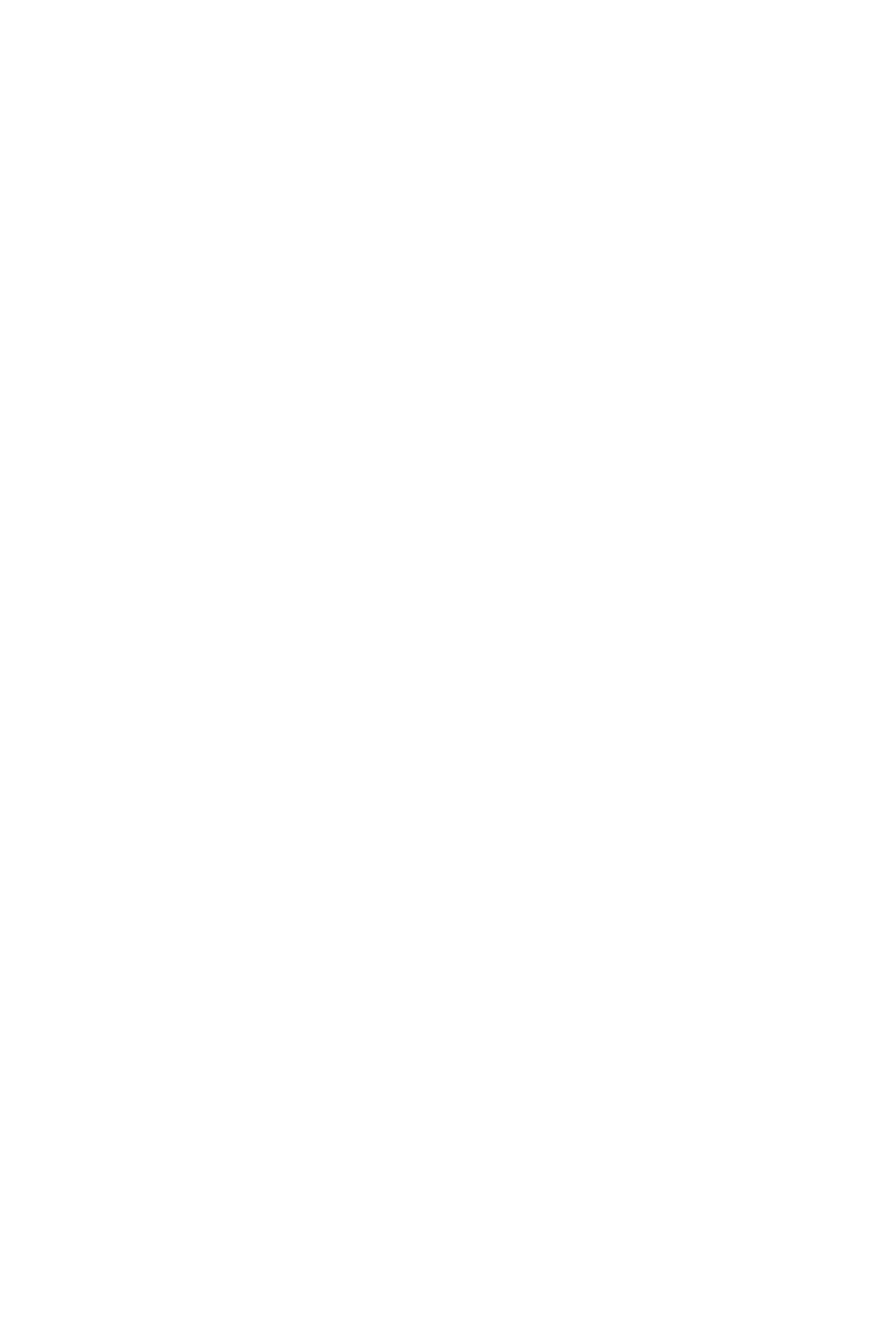
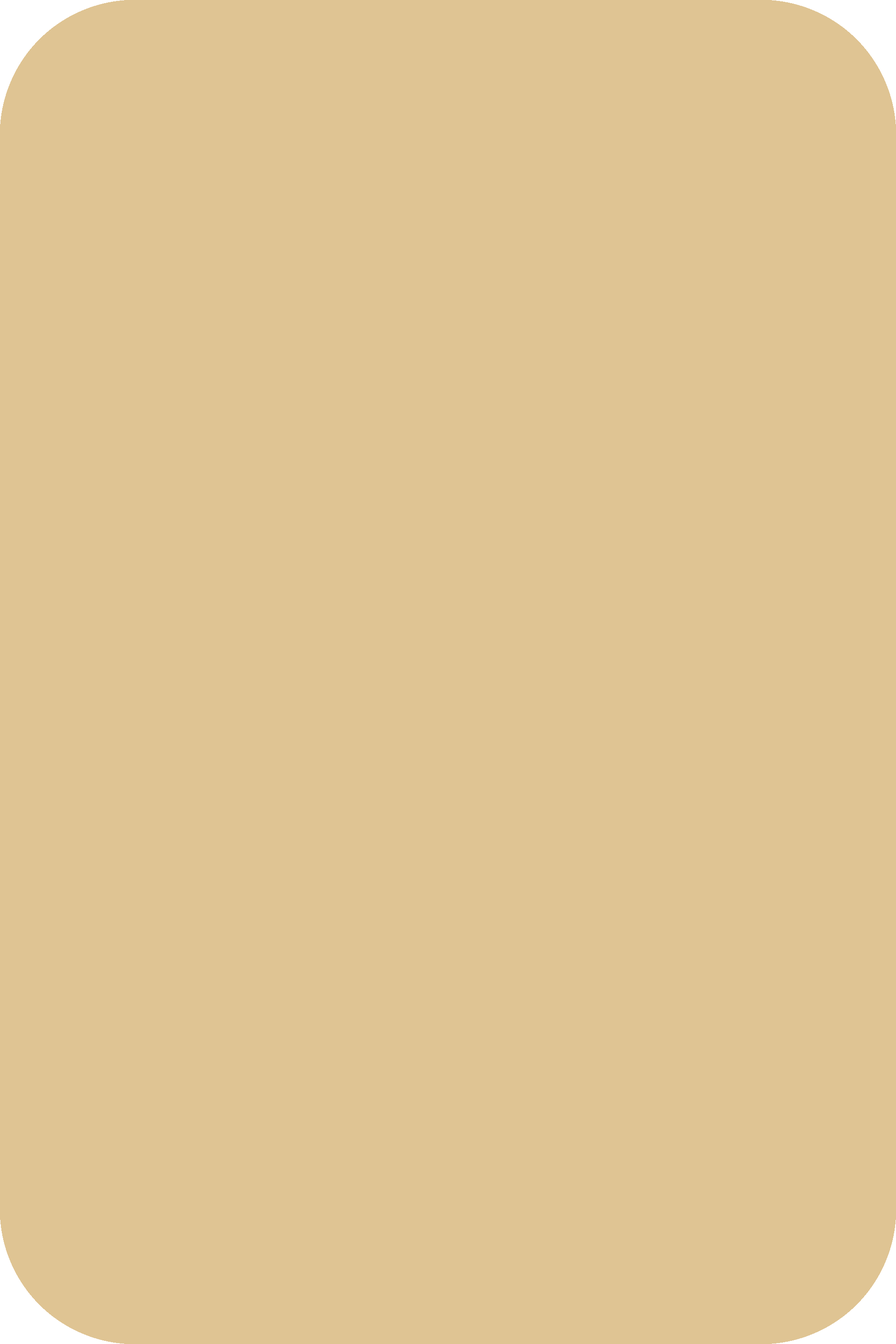
Two versions of the same layered image (896×1344). Layer-by-layer changes:
painted on "card" over [0, 0, 896, 1344]
